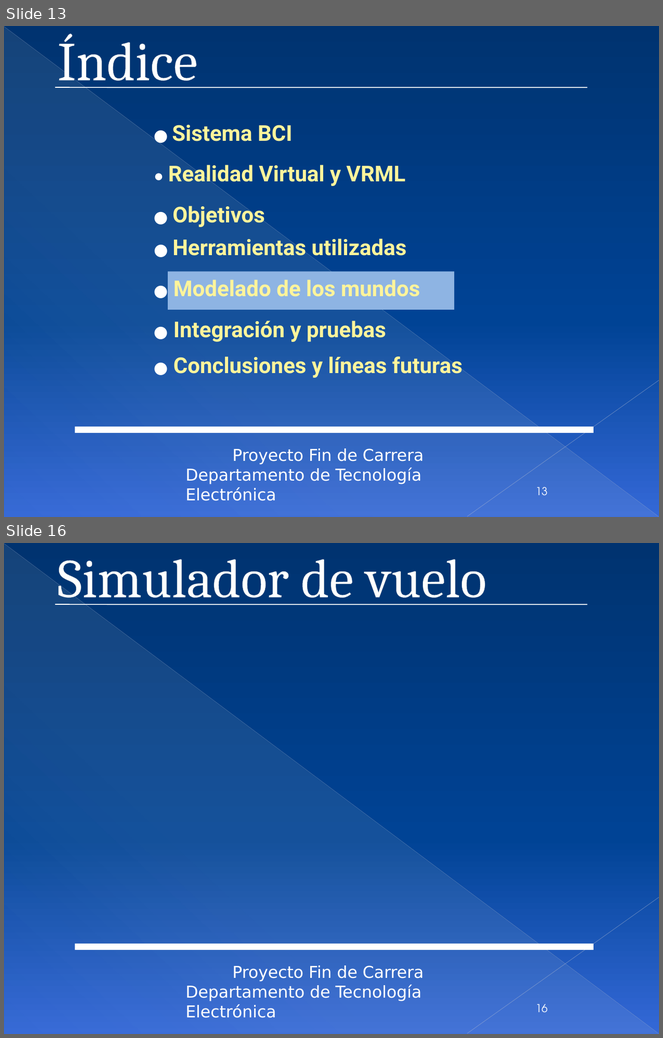
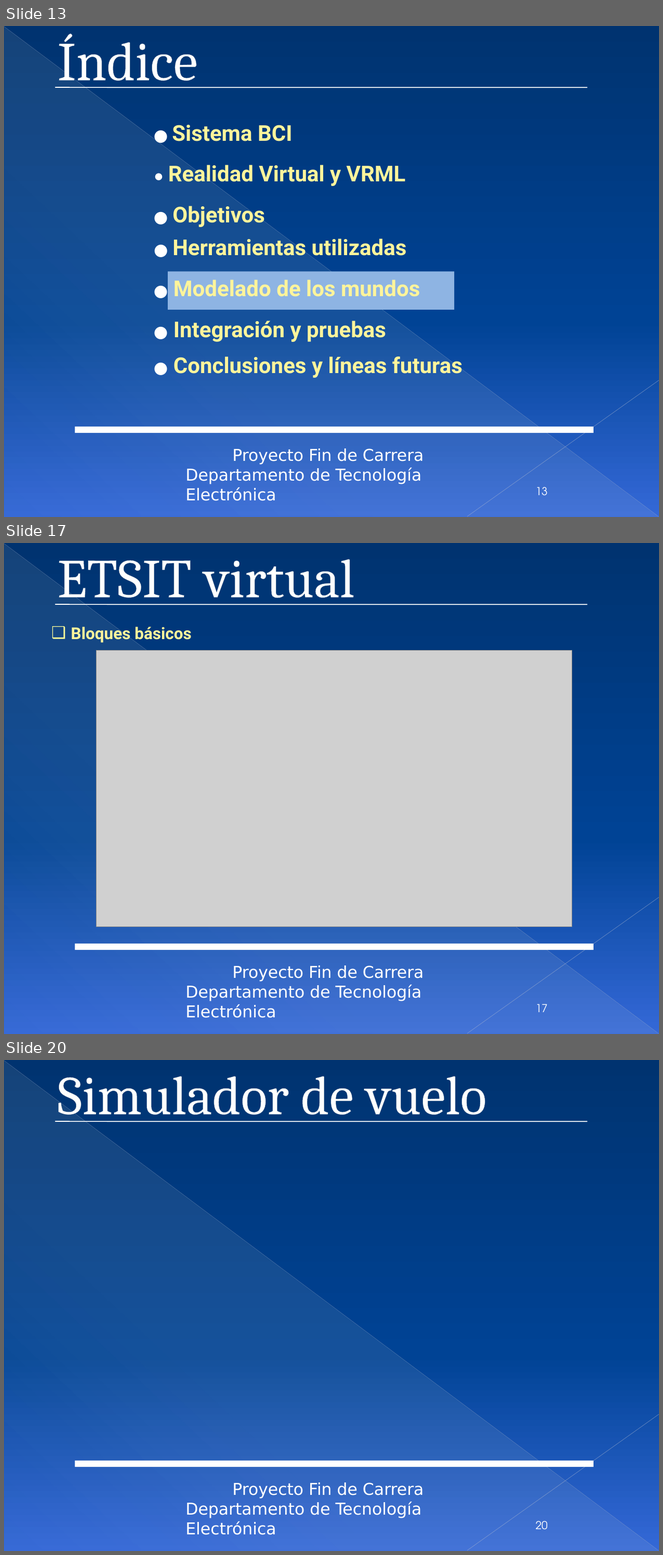
Before and after one commit to mjromper/test, a slide deck: DOCUMENTACION/presentacion/presentacionPFC27.pptx. Shown one above the other, each under a label of ours: slides 13 and 16 before the commit, slides 13, 17 and 20 after it; the slides between them are not shown. The pictures are 663x1038 and 663x1555 pixels, drawn with LibreOffice and Linux fonts; fonts in the diff are those of the drawing; grey boxes stand for pictures; background and template pictures are left out. Boxes give left, top, right and bottom in pixels: in the first picture for what was removed or moved away, otherwise in the second. Text is boxed around its words. In the diff, an @@ line names an element or a change of style, - is before the commit and + after.

```diff
--- a/DOCUMENTACION/presentacion/presentacionPFC27.pptx
+++ b/DOCUMENTACION/presentacion/presentacionPFC27.pptx
@@ slide 17 added at <box>4,543,659,1034</box>, background gradient #003371 to #004396 to #3566D7; not listed: 5 template elements that a slide beside it also shows @@
@@ title added at <box>58,559,354,609</box>, 60.3 pt, text #FFFFFF @@
+ETSIT virtual
@@ line added from (55, 604) to (588, 604), #FFFFFF 1 pt @@
@@ text added at <box>71,627,191,643</box>, 18 pt, text #FDF49B, bold @@
+❑ Bloques básicos
@@ picture added at <box>97,651,573,927</box> @@
@@ page number added at <box>536,1004,548,1013</box>, 12 pt, text #FFFFFF @@
+17
@@ what was slide 16 is now slide 20 @@
@@ page number at <box>536,1521,548,1530</box>: text changed @@
-16
+20
```
Also in this commit, not shown: 10 slides changed, 4 other slides added, 1 slide removed.
